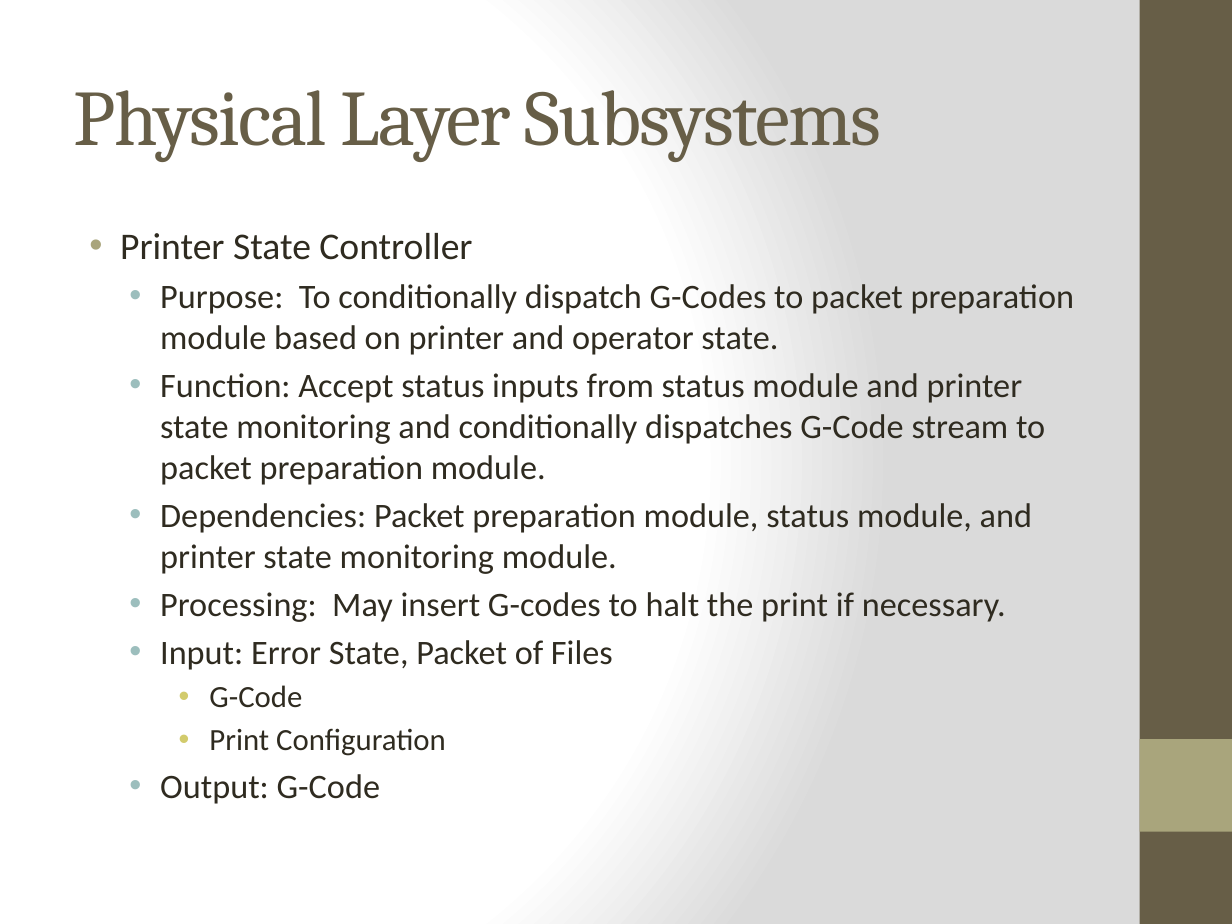
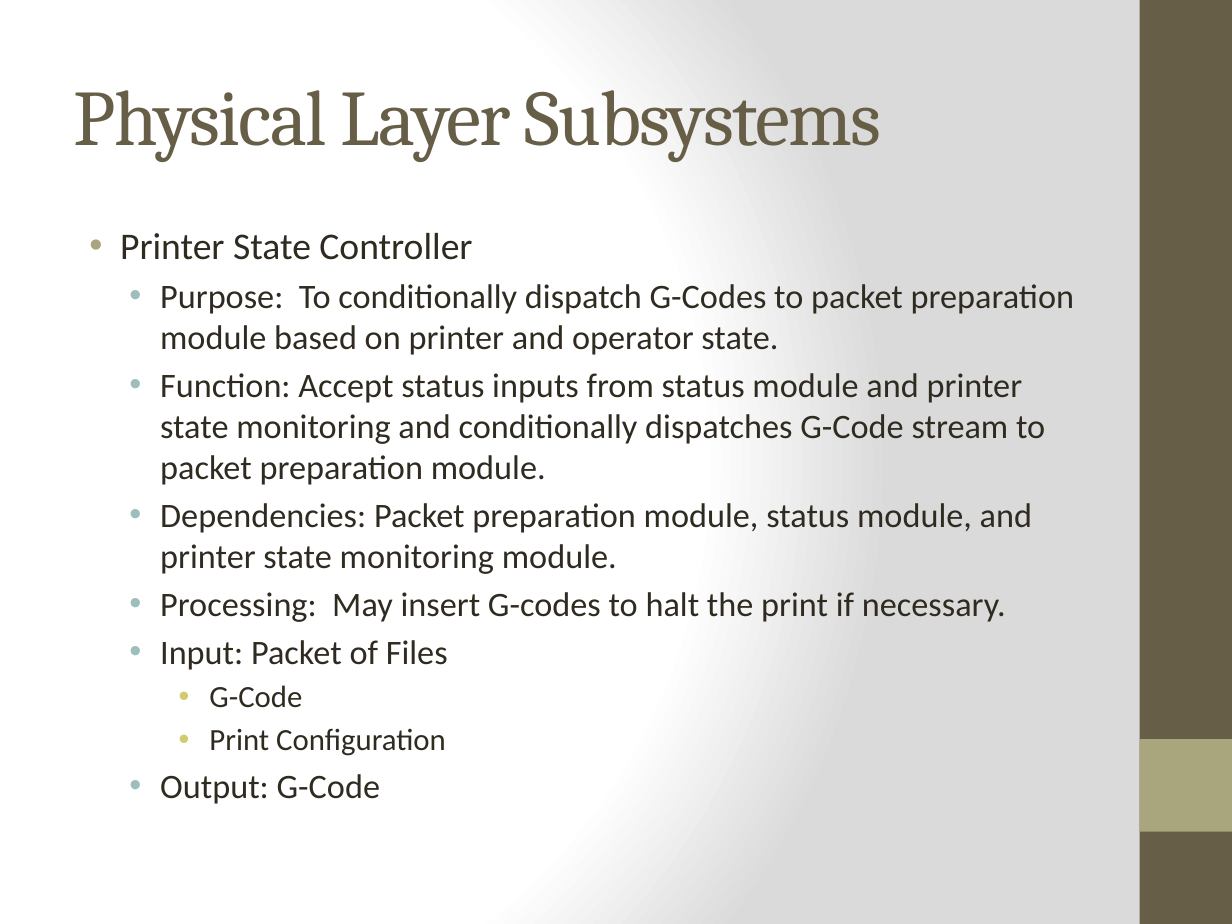
Before and after one commit to qpHalcy0n/SRDesign, a slide deck: slide 28 of ADS Gate Review/Team Ink3d ADS.pptx. Drawn at 1232x924 pixels with LibreOffice and Linux fonts; fonts in the diff are those of the drawing. Boxes give left, top, right and bottom in pixels: in the first picture for what was removed or moved away, otherwise in the second. Text is boxed around its words. In the diff, an @@ line names an element or a change of style, - is before the commit and + after.

Commit message:
Updated ADS

```diff
--- a/ADS Gate Review/Team Ink3d ADS.pptx
+++ b/ADS Gate Review/Team Ink3d ADS.pptx
@@ text at bbox=[160, 640, 448, 670]: text changed @@
-  • Input: Error State, Packet of Files
+  • Input: Packet of Files
```
Also in this commit, not shown: 2 other slides changed.
